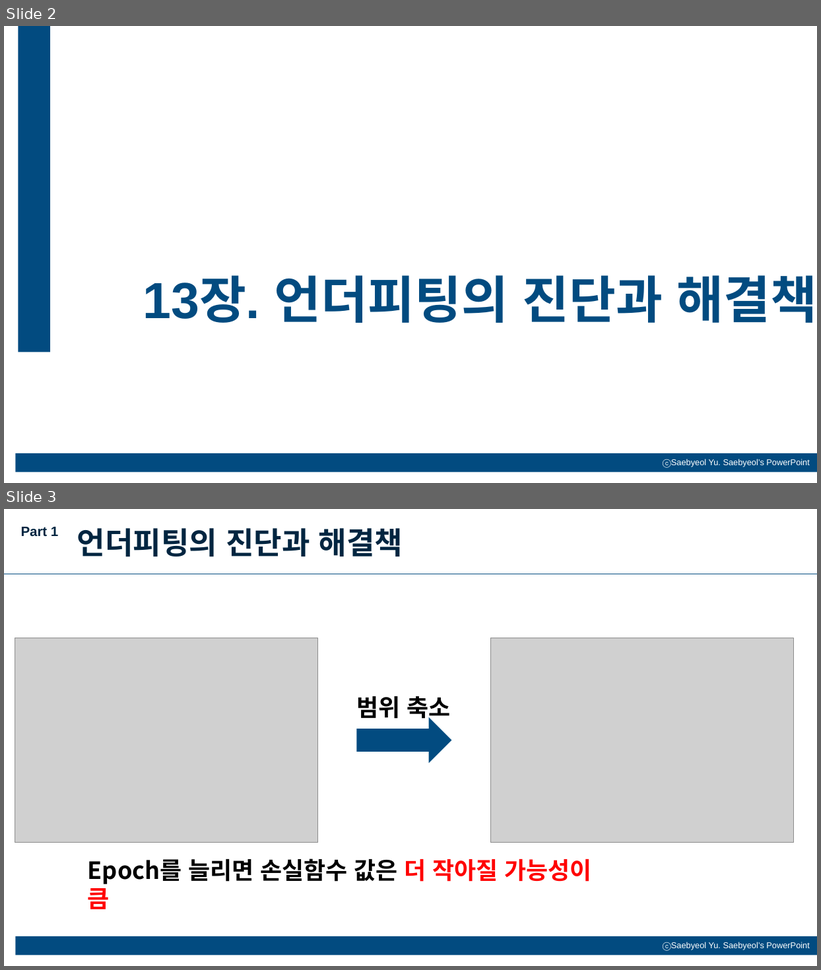
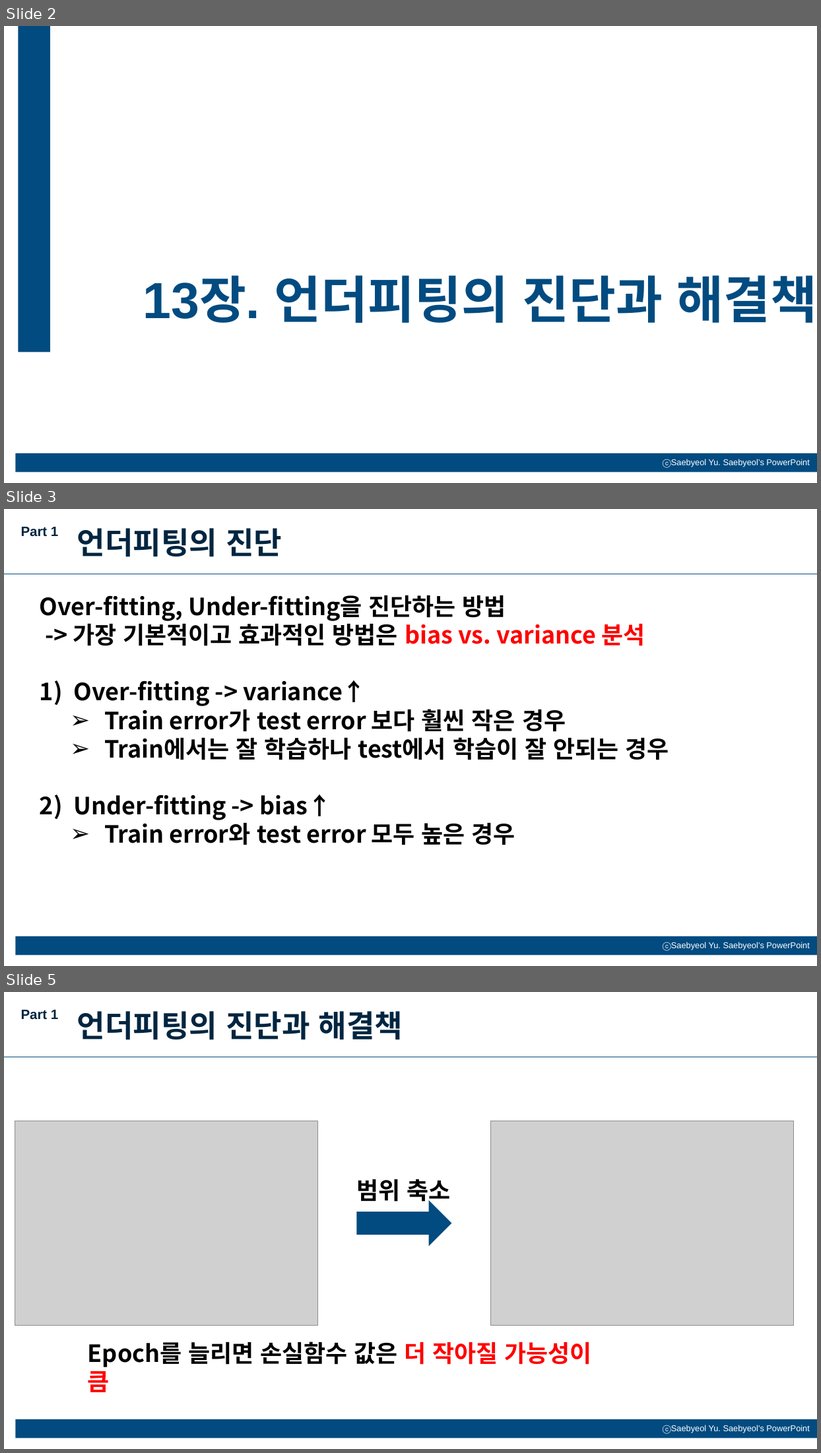
Before and after one commit to Group-Kuda/Book_Review, a slide deck: 딥러닝을 위한 최적화와 수치해석/발표자료 모음/2022_05_09_13장_언더피팅의_진단과_해결책.pptx. Shown one above the other, each under a label of ours: slides 2 and 3 before the commit, slides 2, 3 and 5 after it; the slides between them are not shown. The pictures are 821x970 and 821x1453 pixels, drawn with LibreOffice and Linux fonts; fonts in the diff are those of the drawing; grey boxes stand for pictures. Boxes give left, top, right and bottom in pixels: in the first picture for what was removed or moved away, otherwise in the second. Text is boxed around its words. In the diff, an @@ line names an element or a change of style, - is before the commit and + after.

```diff
--- a/딥러닝을 위한 최적화와 수치해석/발표자료 모음/2022_05_09_13장_언더피팅의_진단과_해결책.pptx
+++ b/딥러닝을 위한 최적화와 수치해석/발표자료 모음/2022_05_09_13장_언더피팅의_진단과_해결책.pptx
@@ slide 3 added at (x1=4, y1=509, x2=817, y2=966), background #FFFFFF; not listed: 2 template elements that a slide beside it also shows @@
@@ text added at (x1=21, y1=527, x2=58, y2=537), 16 pt, text #012540, bold @@
+Part 1
@@ text added at (x1=77, y1=528, x2=282, y2=557), 36 pt, text #012540, bold @@
+언더피팅의 진단
@@ line added from (4, 574) to (817, 574), #024B80 0.5 pt @@
@@ text added at (x1=40, y1=595, x2=669, y2=846), 28 pt, text #000000, bold @@
+Over-fitting, Under-fitting을 진단하는 방법
+-> 가장 기본적이고 효과적인 방법은 bias vs. variance 분석
+1) Over-fitting -> variance↑
+  ➢ Train error가 test error 보다 훨씬 작은 경우
+  ➢ Train에서는 잘 학습하나 test에서 학습이 잘 안되는 경우
+2) Under-fitting -> bias↑
+  ➢ Train error와 test error 모두 높은 경우
@@ what was slide 3 is now slide 5 @@
```
Also in this commit, not shown: 1 other slide added.
